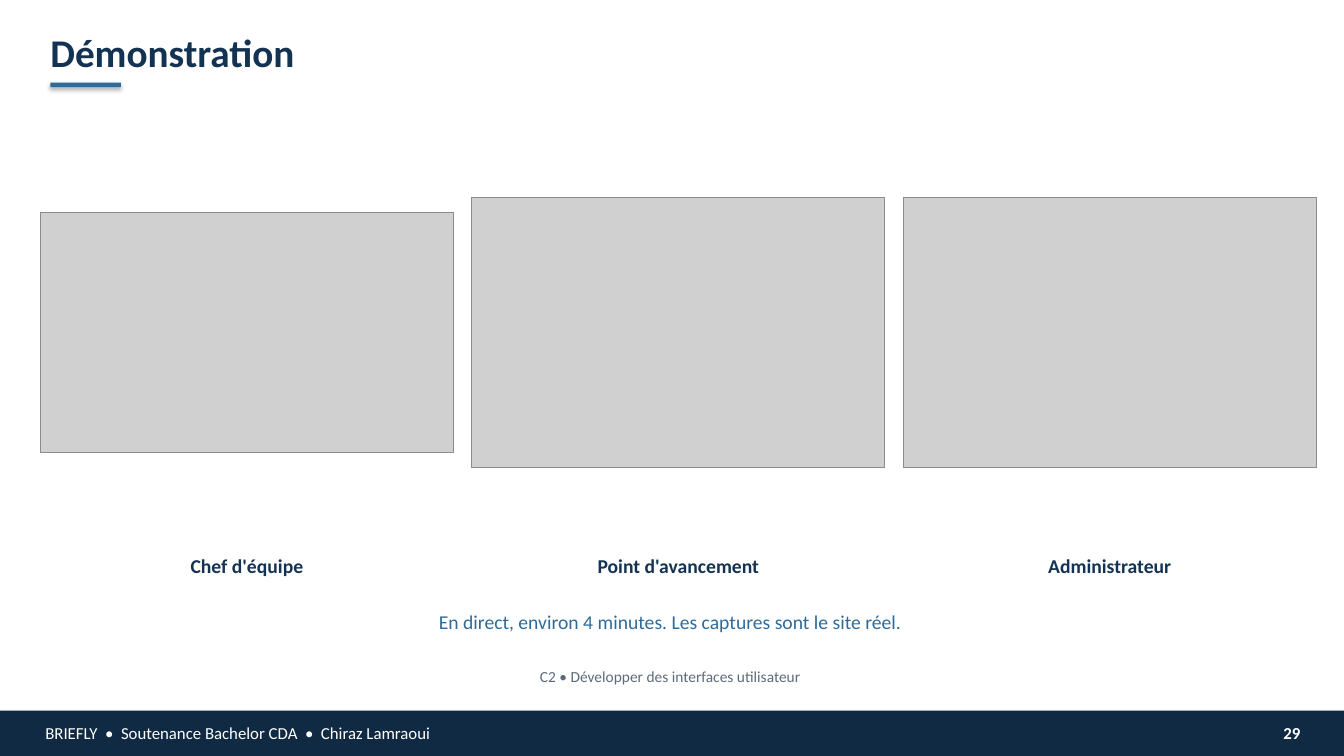
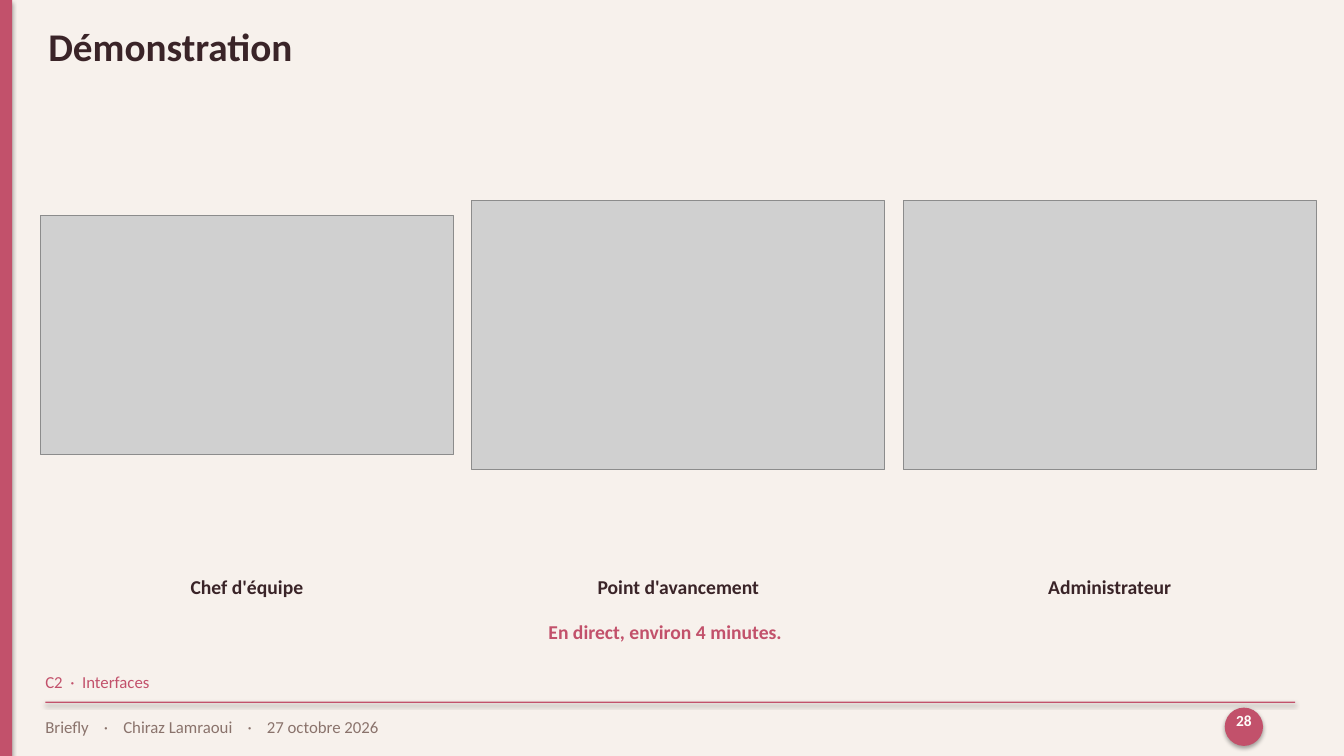
Before and after one commit to chirazlamraoui/Briefly, a slide deck: slide 28 of docs/soutenance/Briefly-soutenance.pptx (slide 29 before the commit). Drawn at 1344x756 pixels with LibreOffice and Linux fonts; fonts in the diff are those of the drawing; grey boxes stand for pictures. Boxes give left, top, right and bottom in pixels: in the first picture for what was removed or moved away, otherwise in the second. Text is boxed around its words. In the diff, an @@ line names an element or a change of style, - is before the commit and + after.

```diff
--- a/docs/soutenance/Briefly-soutenance.pptx
+++ b/docs/soutenance/Briefly-soutenance.pptx
@@ rectangle at (0, 0, 1344, 756): fill #FFFFFF to #F7F1EC @@
@@ rectangle added at (0, 0, 12, 756), fill #C2516B @@
@@ rectangle removed at (50, 83, 121, 87) @@
@@ text "Chef d'équipe": place and size @@
-text "Chef d'équipe" at (191, 559, 303, 576)
+text "Chef d'équipe" at (191, 580, 303, 597)
@@ text "Point d'avancement": place and size @@
-text "Point d'avancement" at (598, 559, 759, 573)
+text "Point d'avancement" at (598, 580, 759, 594)
@@ text colour #143252 to #3A2428; less space between paragraphs in 4 elements at (48, 33, 292, 62), (191, 580, 303, 597), (598, 580, 759, 594), (1048, 580, 1171, 594) @@
@@ text "Administrateur": place and size @@
-text "Administrateur" at (1048, 559, 1171, 573)
+text "Administrateur" at (1048, 580, 1171, 594)
@@ text at (548, 625, 781, 642): text changed; text colour #2E6B9A to #C2516B; bold on @@
-En direct, environ 4 minutes. Les captures sont le site réel.
+En direct, environ 4 minutes.
@@ text at (45, 676, 149, 688): text changed; size 11 to 12 pt; text colour #5C6B7A to #C2516B @@
-C2 • Développer des interfaces utilisateur
+C2 · Interfaces
@@ text "C2 · Interfaces" at (45, 676, 149, 688): vertical alignment top to middle @@
@@ rectangle: place and size @@
-rectangle at (0, 711, 1344, 756)
+rectangle at (45, 702, 1296, 703)
@@ rectangle at (45, 702, 1296, 703): fill #102A43 to #C2516B @@
@@ ellipse added at (1225, 708, 1263, 746), fill #C2516B @@
@@ text added at (1236, 715, 1252, 726), 11 pt, text #FFFCFA, bold @@
+28
@@ text at (45, 721, 378, 736): text changed; text colour #FFFFFF to #8A736C @@
-BRIEFLY • Soutenance Bachelor CDA • Chiraz Lamraoui
+Briefly · Chiraz Lamraoui · 27 octobre 2026
@@ text removed at (1283, 728, 1300, 739) @@
-29
```
Also in this commit, not shown: 20 other slides changed, 10 slides added, 11 slides removed, 1 other file.
